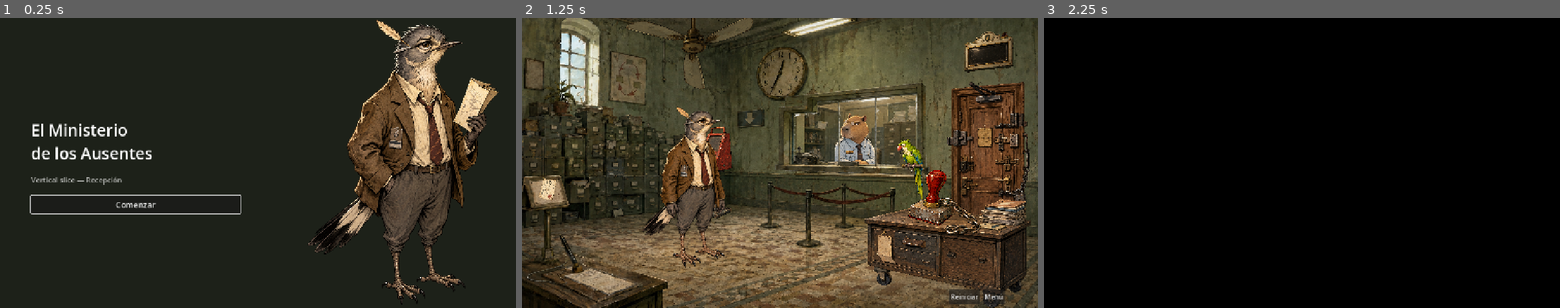
Above: before the commit, frames 1-3 (left to right).
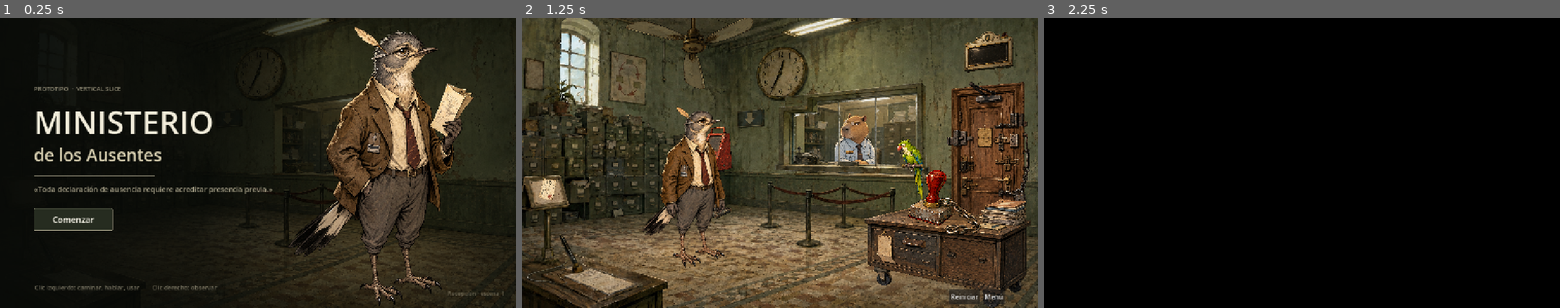
Above: after the commit, the same moments.

Repository: jotaemeefe/nicanor_game
Game: Godot game, scene res://scenes/main_menu/main_menu.tscn
Same seed, same stepped clock (60 frames per second), same inputs: the game is played once before the commit and once after it. Video files are missing from this copy of the repository; at most half a second of black plays in their place.
Inputs:
- Up to frame 1 (0.25 s): no input
- Up to frame 2 (1.25 s): click "Comenzar" at 0.5 s
- Up to frame 3 (2.25 s): click "Menú" at 1.25 s; click "Comenzar" at 2 s

The runs differ from the first frame. In frame 1, 21% of the frame differs, in the area x 5-99%, y 0-100%; in frame 2, nothing differs; in frame 3, nothing differs.

Commit message:
Rename the game to "Ministerio de los Ausentes" and rebuild the cover
The article is not part of the title. Changed where the name IS the title:
project.godot (which is also the window and browser-tab title), the menu, and
document headings. Deliberately not changed: the sentences where "el
Ministerio" is the institution being spoken about, which takes an article in
Spanish - the parrot's "El Ministerio agradece su presencia" stays. The 214
command wrappers were regenerated with sync:wrappers.

The menu was a flat ColorRect with the portrait beside it. It now uses the
office itself as the backdrop (pushed back with modulate so it never competes
with the title), a gradient that darkens only the text column, and Nicanor
full-height on the bottom edge. The tagline is the rule already painted on
the scene's wall: "Toda declaracion de ausencia requiere acreditar presencia
previa". The two verbs sit at the bottom left, because whoever plays this on
the web has no README to read.

Menu loads clean headless, all four test scenes pass, and the rebuilt web
export renders the same in a browser with the new tab title.

Co-Authored-By: Claude Opus 5 <noreply@anthropic.com>

Diff:
--- a/game/project.godot
+++ b/game/project.godot
@@ -10,7 +10,7 @@
 
 [application]
 
-config/name="El Ministerio de los Ausentes"
+config/name="Ministerio de los Ausentes"
 run/main_scene="res://scenes/main_menu/main_menu.tscn"
 config/features=PackedStringArray("4.7", "GL Compatibility")
 
--- a/game/scenes/main_menu/main_menu.tscn
+++ b/game/scenes/main_menu/main_menu.tscn
@@ -1,7 +1,67 @@
-[gd_scene load_steps=3 format=3]
+[gd_scene load_steps=9 format=3]
 
 [ext_resource type="Script" path="res://scripts/main_menu.gd" id="1_menu"]
 [ext_resource type="Texture2D" path="res://assets/characters/nicanor/portrait.png" id="2_portrait"]
+[ext_resource type="Texture2D" path="res://assets/backgrounds/scene_background_counterless.png" id="3_bg"]
+
+[sub_resource type="Gradient" id="Gradient_scrim"]
+offsets = PackedFloat32Array(0, 0.55, 1)
+colors = PackedColorArray(0.035, 0.043, 0.031, 0.97, 0.035, 0.043, 0.031, 0.72, 0.035, 0.043, 0.031, 0)
+
+[sub_resource type="GradientTexture2D" id="GradientTexture2D_scrim"]
+gradient = SubResource("Gradient_scrim")
+width = 1024
+height = 8
+fill_from = Vector2(0, 0)
+fill_to = Vector2(1, 0)
+
+[sub_resource type="StyleBoxFlat" id="SB_normal"]
+content_margin_left = 30.0
+content_margin_top = 13.0
+content_margin_right = 30.0
+content_margin_bottom = 13.0
+bg_color = Color(0.078, 0.094, 0.075, 0.87)
+border_width_left = 1
+border_width_top = 1
+border_width_right = 1
+border_width_bottom = 1
+border_color = Color(0.839, 0.804, 0.686, 0.42)
+corner_radius_top_left = 2
+corner_radius_top_right = 2
+corner_radius_bottom_right = 2
+corner_radius_bottom_left = 2
+
+[sub_resource type="StyleBoxFlat" id="SB_hover"]
+content_margin_left = 30.0
+content_margin_top = 13.0
+content_margin_right = 30.0
+content_margin_bottom = 13.0
+bg_color = Color(0.153, 0.176, 0.129, 0.95)
+border_width_left = 1
+border_width_top = 1
+border_width_right = 1
+border_width_bottom = 1
+border_color = Color(0.902, 0.867, 0.741, 0.85)
+corner_radius_top_left = 2
+corner_radius_top_right = 2
+corner_radius_bottom_right = 2
+corner_radius_bottom_left = 2
+
+[sub_resource type="StyleBoxFlat" id="SB_pressed"]
+content_margin_left = 30.0
+content_margin_top = 13.0
+content_margin_right = 30.0
+content_margin_bottom = 13.0
+bg_color = Color(0.055, 0.067, 0.051, 0.95)
+border_width_left = 1
+border_width_top = 1
+border_width_right = 1
+border_width_bottom = 1
+border_color = Color(0.902, 0.867, 0.741, 0.6)
+corner_radius_top_left = 2
+corner_radius_top_right = 2
+corner_radius_bottom_right = 2
+corner_radius_bottom_left = 2
 
 [node name="MainMenu" type="Control"]
 anchor_right = 1.0
@@ -11,44 +71,139 @@
 [node name="Background" type="ColorRect" parent="."]
 anchor_right = 1.0
 anchor_bottom = 1.0
-color = Color(0.114, 0.129, 0.098, 1)
+color = Color(0.055, 0.067, 0.051, 1)
+
+; The room itself as the cover, pushed back with modulate so it reads as a
+; backdrop and never competes with the title.
+[node name="BackgroundArt" type="TextureRect" parent="."]
+anchor_right = 1.0
+anchor_bottom = 1.0
+modulate = Color(0.44, 0.46, 0.4, 1)
+texture = ExtResource("3_bg")
+expand_mode = 1
+stretch_mode = 6
 
 [node name="PortraitRect" type="TextureRect" parent="."]
 anchor_left = 1.0
+anchor_top = 1.0
+anchor_right = 1.0
+anchor_bottom = 1.0
+offset_left = -640.0
+offset_top = -700.0
+offset_right = -30.0
+grow_horizontal = 0
+grow_vertical = 0
+texture = ExtResource("2_portrait")
+expand_mode = 1
+stretch_mode = 5
+
+; Dark wash under the text column, fading out to the right so Nicanor stays lit.
+[node name="Scrim" type="TextureRect" parent="."]
+anchor_bottom = 1.0
+offset_right = 900.0
+texture = SubResource("GradientTexture2D_scrim")
+expand_mode = 1
+stretch_mode = 0
+
+[node name="Title" type="VBoxContainer" parent="."]
 anchor_top = 0.5
 anchor_bottom = 0.5
-offset_left = -520.0
-offset_top = -360.0
-offset_right = -40.0
-offset_bottom = 360.0
-expand_mode = 1
-stretch_mode = 5
-texture = ExtResource("2_portrait")
-
-[node name="VBoxContainer" type="VBoxContainer" parent="."]
-anchor_left = 0.06
-anchor_top = 0.5
-anchor_right = 0.06
-anchor_bottom = 0.5
-offset_top = -110.0
-offset_right = 520.0
-offset_bottom = 110.0
-theme_override_constants/separation = 26
-
-[node name="TitleLabel" type="Label" parent="VBoxContainer"]
-layout_mode = 2
-theme_override_font_sizes/font_size = 40
-text = "El Ministerio
-de los Ausentes"
-
-[node name="SubtitleLabel" type="Label" parent="VBoxContainer"]
-layout_mode = 2
+offset_left = 84.0
+offset_top = -196.0
+offset_right = 700.0
+offset_bottom = 150.0
+theme_override_constants/separation = 0
+
+[node name="Overline" type="Label" parent="Title"]
+layout_mode = 2
+modulate = Color(0.839, 0.804, 0.686, 0.62)
+theme_override_font_sizes/font_size = 15
+text = "PROTOTIPO  ·  VERTICAL SLICE"
+
+[node name="Spacer1" type="Control" parent="Title"]
+custom_minimum_size = Vector2(0, 18)
+layout_mode = 2
+
+[node name="TitleTop" type="Label" parent="Title"]
+layout_mode = 2
+theme_override_colors/font_color = Color(0.949, 0.929, 0.859, 1)
+theme_override_font_sizes/font_size = 78
+text = "MINISTERIO"
+
+[node name="TitleBottom" type="Label" parent="Title"]
+layout_mode = 2
+theme_override_colors/font_color = Color(0.902, 0.867, 0.741, 0.92)
+theme_override_font_sizes/font_size = 42
+text = "de los Ausentes"
+
+[node name="Spacer2" type="Control" parent="Title"]
+custom_minimum_size = Vector2(0, 22)
+layout_mode = 2
+
+[node name="Rule" type="ColorRect" parent="Title"]
+custom_minimum_size = Vector2(300, 1)
+layout_mode = 2
+size_flags_horizontal = 0
+color = Color(0.839, 0.804, 0.686, 0.45)
+
+[node name="Spacer3" type="Control" parent="Title"]
+custom_minimum_size = Vector2(0, 20)
+layout_mode = 2
+
+; The rule painted on the office wall, doing double duty as the tagline.
+[node name="Tagline" type="Label" parent="Title"]
+custom_minimum_size = Vector2(470, 0)
+layout_mode = 2
+modulate = Color(0.839, 0.804, 0.686, 0.78)
 theme_override_font_sizes/font_size = 18
-modulate = Color(1, 1, 1, 0.7)
-text = "Vertical slice — Recepción"
-
-[node name="Comenzar" type="Button" parent="VBoxContainer"]
-layout_mode = 2
-custom_minimum_size = Vector2(180, 44)
-theme_override_font_sizes/font_size = 20
+text = "«Toda declaración de ausencia requiere acreditar presencia previa.»"
+autowrap_mode = 2
+
+[node name="Spacer4" type="Control" parent="Title"]
+custom_minimum_size = Vector2(0, 34)
+layout_mode = 2
+
+[node name="Comenzar" type="Button" parent="Title"]
+unique_name_in_owner = true
+custom_minimum_size = Vector2(196, 0)
+layout_mode = 2
+size_flags_horizontal = 0
+theme_override_colors/font_color = Color(0.902, 0.867, 0.741, 1)
+theme_override_colors/font_hover_color = Color(0.976, 0.965, 0.918, 1)
+theme_override_colors/font_pressed_color = Color(0.902, 0.867, 0.741, 1)
+theme_override_colors/font_focus_color = Color(0.976, 0.965, 0.918, 1)
+theme_override_font_sizes/font_size = 21
+theme_override_styles/focus = SubResource("SB_hover")
+theme_override_styles/normal = SubResource("SB_normal")
+theme_override_styles/hover = SubResource("SB_hover")
+theme_override_styles/pressed = SubResource("SB_pressed")
 text = "Comenzar"
+
+; Web testers get no README, so the two verbs live on the cover.
+[node name="Controles" type="Label" parent="."]
+anchor_top = 1.0
+anchor_bottom = 1.0
+offset_left = 86.0
+offset_top = -62.0
+offset_right = 780.0
+offset_bottom = -34.0
+grow_vertical = 0
+modulate = Color(0.839, 0.804, 0.686, 0.5)
+theme_override_font_sizes/font_size = 15
+text = "Clic izquierdo: caminar, hablar, usar        Clic derecho: observar"
+
+[node name="Pie" type="Label" parent="."]
+anchor_left = 1.0
+anchor_top = 1.0
+anchor_right = 1.0
+anchor_bottom = 1.0
+offset_left = -320.0
+offset_top = -46.0
+offset_right = -30.0
+offset_bottom = -22.0
+grow_horizontal = 0
+grow_vertical = 0
+modulate = Color(0.839, 0.804, 0.686, 0.38)
+theme_override_font_sizes/font_size = 14
+text = "Recepción · escena 1"
+horizontal_alignment = 2
--- a/game/scripts/main_menu.gd
+++ b/game/scripts/main_menu.gd
@@ -1,6 +1,6 @@
 extends Control
 
-@onready var _start_button: Button = $VBoxContainer/Comenzar
+@onready var _start_button: Button = %Comenzar
 
 func _ready() -> void:
 	_start_button.pressed.connect(_on_start_pressed)
Not shown, changed: .claude/commands/art-pass.md
Not shown, changed: .claude/commands/dialogue.md
Not shown, changed: .claude/commands/playtest.md
Not shown, changed: .claude/commands/puzzle.md
Not shown, changed: .claude/commands/scene.md
Not shown, changed: .codex/commands/art-pass.md
Not shown, changed: .codex/commands/dialogue.md
Not shown, changed: .codex/commands/playtest.md
Not shown, changed: .codex/commands/puzzle.md
Not shown, changed: .codex/commands/scene.md
Not shown, changed: .opencode/opencode.json
Not shown, changed: AGENTS.md
(and 14 more such lines)
